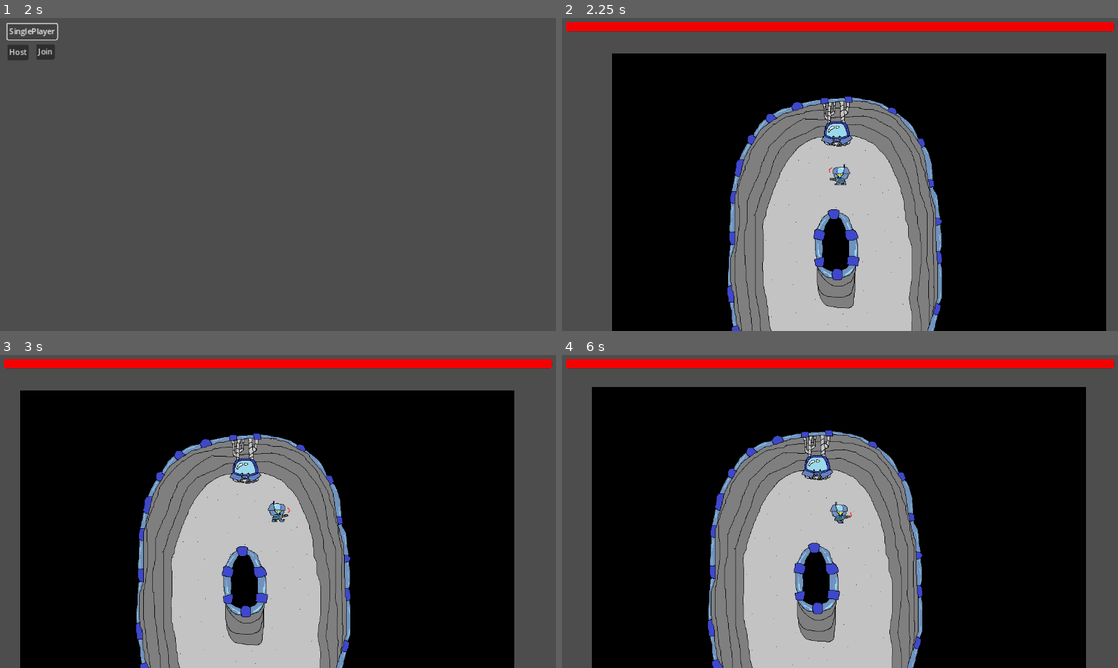
Above: before the commit, frames 1-4 (two rows, left to right).
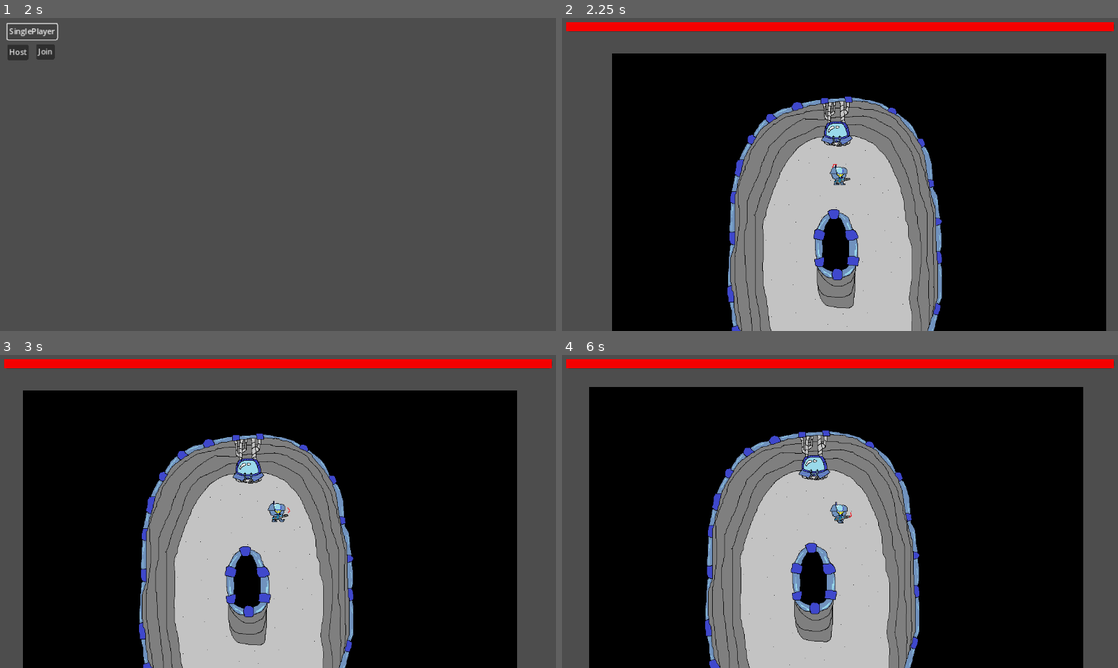
Above: after the commit, the same moments.

Repository: Zegaroth/Metastasis
Game: Godot game, scene res://scenes/main_menu.tscn
The game is run twice, just before and just after one commit, with the same random seed, the same clock (stepped at 60 frames per second) and the same inputs. The engine's default icon, where the game draws it, is replaced by a stand-in: a white triangle on a blue panel in a dark square.
Inputs (mouse positions are in pixels of both pictures, inside the frame that each line leads up to):
- Up to frame 1 (2 s): click "SinglePlayer" at 0.5 s; click "SinglePlayer" at 1.25 s
- Up to frame 2 (2.25 s): click "Host" at 2 s
- Up to frame 3 (3 s): tap Enter at 2.75 s; move the mouse to (400, 495) at 2.77 s; hold D (right) from 2.78 s (still down); right-click (400, 495) at 2.85 s
- Up to frame 4 (6 s): tap Space at 3.5 s; move the mouse to (728, 527) at 3.52 s; release D (right) at 3.53 s; hold S (down) 3.53-4.28 s; click (728, 527) at 3.6 s; right-click (728, 527) at 3.8 s; move the mouse to (895, 442) at 4.27 s; hold D (right) 4.28-5.03 s; right-click (895, 442) at 4.35 s; move the mouse to (812, 574) at 5.02 s; hold W (up) 5.03-5.78 s; right-click (812, 574) at 5.1 s; move the mouse to (1006, 558) at 5.77 s; hold A (left) from 5.78 s (still down); click (1006, 558) at 5.85 s

Frame 1 is identical in both runs. In frame 2, 0.1% of the frame differs, in the area x 48-52%, y 46-54%; in frame 3, 6.3%; in frame 4, 6.4%, in the area x 4-95%, y 10-100%.

Commit message:
multiplayer revamp part 1
used Battery Acid Dev's tutorial. movement and retina and camera and animations are all synced. next: projectiles, player rightclick navigation, enemy spawn and navigation

Diff:
--- a/scenes/player.tscn
+++ b/scenes/player.tscn
@@ -8,6 +8,7 @@
 [ext_resource type="Texture2D" uid="uid://b150u4stqkhts" path="res://assets/marine_walk2.png" id="4_lby4t"]
 [ext_resource type="Script" path="res://scripts/health_system.gd" id="6_0x3u2"]
 [ext_resource type="Script" path="res://scripts/shooting_system.gd" id="7_1up4b"]
+[ext_resource type="Script" path="res://scripts/input_synchronizer.gd" id="9_4rbyl"]
 
 [sub_resource type="SpriteFrames" id="SpriteFrames_yuew1"]
 animations = [{
@@ -48,6 +49,68 @@
 properties/3/path = NodePath("HealthSystem:current_health")
 properties/3/spawn = true
 properties/3/replication_mode = 1
+properties/4/path = NodePath(".:player_id")
+properties/4/spawn = true
+properties/4/replication_mode = 1
+properties/5/path = NodePath(".:movement_dir")
+properties/5/spawn = true
+properties/5/replication_mode = 1
+properties/6/path = NodePath(".:angle")
+properties/6/spawn = true
+properties/6/replication_mode = 1
+properties/7/path = NodePath(".:wasd_moving")
+properties/7/spawn = true
+properties/7/replication_mode = 1
+properties/8/path = NodePath(".:rightclick_moving")
+properties/8/spawn = true
+properties/8/replication_mode = 1
+properties/9/path = NodePath(".:walking")
+properties/9/spawn = true
+properties/9/replication_mode = 1
+properties/10/path = NodePath(".:rightclickpos")
+properties/10/spawn = true
+properties/10/replication_mode = 1
+properties/11/path = NodePath(".:h_scale")
+properties/11/spawn = true
+properties/11/replication_mode = 1
+properties/12/path = NodePath("Retina:position")
+properties/12/spawn = true
+properties/12/replication_mode = 1
+properties/13/path = NodePath("Retina:rotation")
+properties/13/spawn = true
+properties/13/replication_mode = 1
+properties/14/path = NodePath("Retina:scale")
+properties/14/spawn = true
+properties/14/replication_mode = 1
+
+[sub_resource type="SceneReplicationConfig" id="SceneReplicationConfig_45w7k"]
+properties/0/path = NodePath("InputSynchronizer:isUp")
+properties/0/spawn = true
+properties/0/replication_mode = 1
+properties/1/path = NodePath("InputSynchronizer:isDown")
+properties/1/spawn = true
+properties/1/replication_mode = 1
+properties/2/path = NodePath("InputSynchronizer:isLeft")
+properties/2/spawn = true
+properties/2/replication_mode = 1
+properties/3/path = NodePath("InputSynchronizer:isRight")
+properties/3/spawn = true
+properties/3/replication_mode = 1
+properties/4/path = NodePath("InputSynchronizer:rightClicked")
+properties/4/spawn = true
+properties/4/replication_mode = 1
+properties/5/path = NodePath("InputSynchronizer:esc")
+properties/5/spawn = true
+properties/5/replication_mode = 1
+properties/6/path = NodePath("InputSynchronizer:angle")
+properties/6/spawn = true
+properties/6/replication_mode = 1
+properties/7/path = NodePath("InputSynchronizer:mouse_rel")
+properties/7/spawn = true
+properties/7/replication_mode = 1
+properties/8/path = NodePath("InputSynchronizer:mouse_pos")
+properties/8/spawn = true
+properties/8/replication_mode = 1
 
 [node name="Player" type="CharacterBody2D" groups=["players"]]
 collision_mask = 2
@@ -72,6 +135,7 @@
 
 [node name="Retina" type="Sprite2D" parent="."]
 visible = false
+rotation = 4.14341
 scale = Vector2(1.2, 1.2)
 texture = ExtResource("3_c86ki")
 
@@ -84,3 +148,7 @@
 
 [node name="MultiplayerSynchronizer" type="MultiplayerSynchronizer" parent="."]
 replication_config = SubResource("SceneReplicationConfig_mrjt0")
+
+[node name="InputSynchronizer" type="MultiplayerSynchronizer" parent="."]
+replication_config = SubResource("SceneReplicationConfig_45w7k")
+script = ExtResource("9_4rbyl")
--- /dev/null
+++ b/scripts/input_synchronizer.gd
@@ -0,0 +1,62 @@
+extends MultiplayerSynchronizer
+
+@onready var player = $".."
+
+var isUp
+var isDown
+var isLeft
+var isRight
+var rightClicked
+var esc
+
+@export var angle := float(0)
+@export var mouse_rel = Vector2.ZERO
+@export var mouse_pos = Vector2.ZERO
+var screen = Vector2.ZERO
+
+func _ready():
+	if get_multiplayer_authority() != multiplayer.get_unique_id():
+		set_process(false)
+		set_physics_process(false)
+
+	screen = get_viewport().get_visible_rect().size
+	screen = screen / 2
+
+	isUp = Input.is_action_pressed("up")
+	isDown = Input.is_action_pressed("down")
+	isLeft = Input.is_action_pressed("left")
+	isRight = Input.is_action_pressed("right")
+	rightClicked = Input.is_action_just_pressed("rightclick")
+	esc = Input.is_action_pressed("esc")
+
+func _input(event):
+	if event is InputEventMouseMotion:
+		mouse_pos = Vector2(event.position)
+		mouse_rel = mouse_pos - screen
+		angle = atan2(mouse_rel.y, mouse_rel.x) # returns an angle
+
+func _physics_process(delta: float) -> void:
+	isUp = Input.is_action_pressed("up")
+	isDown = Input.is_action_pressed("down")
+	isLeft = Input.is_action_pressed("left")
+	isRight = Input.is_action_pressed("right")
+	rightClicked = Input.is_action_just_pressed("rightclick")
+	esc = Input.is_action_pressed("esc")
+	if esc:
+		quitgame()
+
+
+func quitgame():
+	if multiplayer.is_server():
+		multiplayer.peer_disconnected.connect(delete_player)
+		delete_player(player.player_id)
+
+func delete_player(id):
+	_delete_player.rpc(id)
+
+@rpc("any_peer", "call_local")
+func _delete_player(id):
+	get_node(str(id)).queue_free()
+
+func _process(delta):
+	pass
--- a/scripts/player.gd
+++ b/scripts/player.gd
@@ -5,9 +5,12 @@
 @export var player_id := 1:
 	set(id):
 		player_id = id
+		$InputSynchronizer.set_multiplayer_authority(id)
 
 @onready var health_system: Node2D = $HealthSystem as HealthSystem
 @onready var player_ui: CanvasLayer = $PlayerUI as PlayerUI
+@onready var input_synchronizer: MultiplayerSynchronizer = $InputSynchronizer
+
 
 @export var speed: int = 300 #used for reticle
 @export var rightclickaccel: int = 7
@@ -16,35 +19,81 @@
 @export var seconds_between_shots: float = .3
 @export var spread: float = .025
 
-var movement_dir: Vector2 = Vector2.ZERO
-var angle
+@export var movement_dir: Vector2 = Vector2.ZERO
+@export var angle = (global_position).angle()
 @onready var retina: Sprite2D = $Retina
 @onready var animated_sprite_2d: AnimatedSprite2D = $AnimatedSprite2D
 
-var wasd_moving = false
-var rightclick_moving = false
-var walking = false
-var rightclickpos
+@export var wasd_moving = false
+@export var rightclick_moving = false
+@export var walking = false
+@export var rightclickpos = global_position
 @onready var nav: NavigationAgent2D = $NavigationAgent2D
-var h_scale = true
+@export var h_scale = true
 
 @onready var camera_2d: Camera2D = $Camera2D
 
-func _enter_tree() -> void:
-	set_multiplayer_authority(name.to_int())
+#func _enter_tree() -> void:
+	#set_multiplayer_authority(name.to_int())
 
 func _ready():
 	player_ui.set_life_bar_max_value(health_system.base_health)
 	player_ui.update_life_bar_value(health_system.current_health)
-	if is_multiplayer_authority():
+	if multiplayer.get_unique_id() == player_id:
 		$PlayerUI.visible = true
 		$Retina.visible = true
 		camera_2d.make_current()
+	else:
+		camera_2d.enabled = false
 
-#@rpc("any_peer", "call_local", "reliable")
-func _physics_process(delta: float) -> void:
-	if !is_multiplayer_authority():
-		return
+func _apply_animations(delta):
+	if walking:
+		animated_sprite_2d.play("walk")
+	else:
+		animated_sprite_2d.play("default")
+	if (input_synchronizer.mouse_rel.x > global_position.x) and !h_scale:
+		self.transform.x *= -1.0
+		h_scale=true
+	elif (input_synchronizer.mouse_rel.x < global_position.x) and h_scale:
+		self.transform.x *= -1.0
+		h_scale=false
+
+func _apply_movement_from_input(delta):
+	#if !is_multiplayer_authority():
+	#	return
+	movement_dir = Vector2.ZERO
+	walking = false
+	if $InputSynchronizer.rightClicked:
+		wasd_moving = false
+		rightclick_moving = true
+		rightclickpos = input_synchronizer.mouse_rel
+
+	if $InputSynchronizer.isUp:
+		wasd_moving = true
+		rightclick_moving = false
+		movement_dir = movement_dir + Vector2.UP
+		walking = true
+	if $InputSynchronizer.isDown:
+		wasd_moving = true
+		rightclick_moving = false
+		movement_dir = movement_dir + Vector2.DOWN
+		walking = true
+	if $InputSynchronizer.isLeft:
+		wasd_moving = true
+		rightclick_moving = false
+		movement_dir = movement_dir + Vector2.LEFT
+		walking = true
+	if $InputSynchronizer.isRight:
+		wasd_moving = true
+		rightclick_moving = false
+		movement_dir = movement_dir + Vector2.RIGHT
+		walking = true
+	#if $InputSynchronizer.esc:
+	#	$"../".exit_game(name.to_int())
+	#	get_tree().quit()
+
+	angle = input_synchronizer.angle
+
 	#set up nav for right click
 	if rightclick_moving:
 		var navdir = Vector2()
@@ -62,61 +111,18 @@
 		velocity = movement_dir * speed
 	#angle isn't decided by move mode
 	move_and_slide()
-	angle = (get_global_mouse_position() - global_position).angle()
+	angle = input_synchronizer.angle
 	if angle:
 		retina.global_rotation = angle
-		#below is used for ships
-		#global_rotation = lerp_angle(global_rotation, angle, delta * rot_speed)
-	if walking:
-		animated_sprite_2d.play("walk")
-	else:
-		animated_sprite_2d.play("default")
-	if (get_global_mouse_position().x > global_position.x) and !h_scale:
-		self.transform.x *= -1.0
-		h_scale=true
-	elif (get_global_mouse_position().x < global_position.x) and h_scale:
-		self.transform.x *= -1.0
-		h_scale=false
-	#if str(self.transform.x.x) == "-0": self.transform.x.x=0
-	#if str(self.transform.x.y) == "-0": self.transform.x.y=0
-	#if str(self.transform.y.x) == "-0": self.transform.y.x=0
-	#if str(self.transform.y.y) == "-0": self.transform.y.y=0
 
+#@rpc("any_peer", "call_local", "reliable")
+func _physics_process(delta: float) -> void:
+	if multiplayer.is_server():
+		_apply_movement_from_input(delta)
+	if not multiplayer.is_server() || MainMenu.hosting:
+		_apply_animations(delta)
 func _input(event):
-	if !is_multiplayer_authority():
-		return
-	movement_dir = Vector2.ZERO
-	walking = false
-	if Input.is_action_just_pressed("rightclick"):
-		wasd_moving = false
-		rightclick_moving = true
-		rightclickpos = get_global_mouse_position()
-
-	if Input.is_action_pressed("up"):
-		wasd_moving = true
-		rightclick_moving = false
-		movement_dir = movement_dir + Vector2.UP
-		walking = true
-	if Input.is_action_pressed("down"):
-		wasd_moving = true
-		rightclick_moving = false
-		movement_dir = movement_dir + Vector2.DOWN
-		walking = true
-	if Input.is_action_pressed("left"):
-		wasd_moving = true
-		rightclick_moving = false
-		movement_dir = movement_dir + Vector2.LEFT
-		walking = true
-	if Input.is_action_pressed("right"):
-		wasd_moving = true
-		rightclick_moving = false
-		movement_dir = movement_dir + Vector2.RIGHT
-		walking = true
-	if Input.is_action_pressed("esc"):
-		$"../".exit_game(name.to_int())
-		get_tree().quit()
-
-	angle = (get_global_mouse_position() - global_position).angle()
+	pass
 
 #@rpc("any_peer", "call_local", "reliable")
 func take_damage(damage: int):
Not shown: 1 places in scenes/player.tscn that only renumber resources
